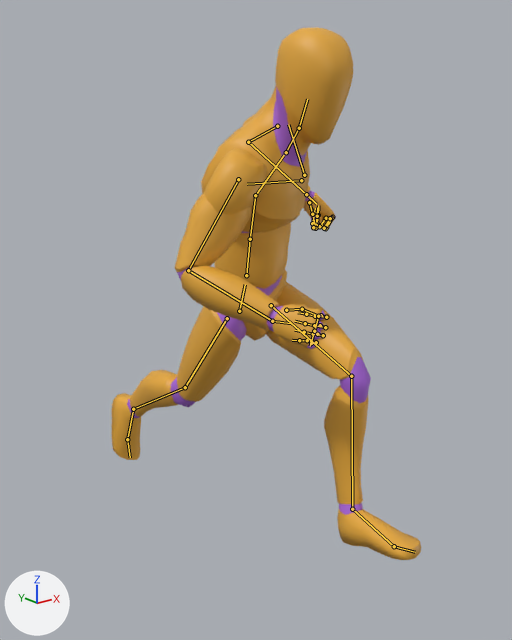
What one commit did to the glTF model assets/character/mannequin.glb.
The view is the same before and after, from a 50 mm camera at (-1.333, -1.709, 1.606) aimed at (0.037, 0.004, 0.921). Every picture has the same lights, and +X, +Y and +Z are marked at lower left. The picture after the commit comes second. Both versions are drawn at frame 19 of the action 'Jog_Fwd_Loop'; the numbers are the values there. The bones that change, and the others that lie on the model, are drawn over the model as lines.

Names of what the first picture shows: 'Mannequin'.
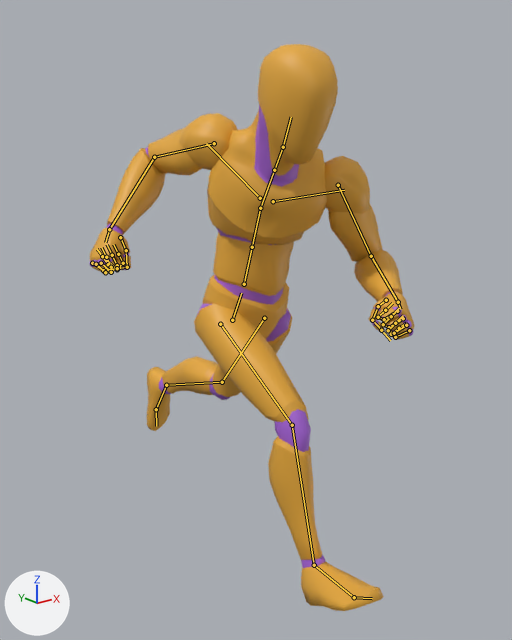
Pixel boxes [x1, y1, x2, y2] of what changed, in the pictures (512 x 640 px):
```json
{"object": "Mannequin", "change": "posed", "before": [112, 27, 421, 560], "after": [89, 44, 415, 611], "on screen": "6% taller"}
{"bone": "pelvis", "before": "(239, 311) to (245, 284)", "after": "(232, 320) to (241, 293)"}
{"bone": "spine_02", "before": "(250, 239) to (255, 195)", "after": "(252, 247) to (260, 208)"}
{"bone": "spine_03", "before": "(255, 195) to (284, 155)", "after": "(260, 208) to (273, 172)"}
{"bone": "clavicle_l", "before": "(304, 175) to (288, 124)", "after": "(273, 201) to (344, 190)"}
{"bone": "upperarm_l", "before": "(277, 126) to (248, 142)", "after": "(338, 185) to (371, 256)"}
{"bone": "lowerarm_l", "before": "(248, 142) to (306, 194)", "after": "(371, 256) to (398, 302)"}
{"bone": "clavicle_r", "before": "(301, 180) to (247, 184)", "after": "(260, 198) to (206, 143)"}
{"bone": "upperarm_r", "before": "(238, 179) to (188, 270)", "after": "(214, 143) to (154, 157)"}
{"bone": "lowerarm_r", "before": "(188, 270) to (272, 321)", "after": "(154, 157) to (109, 229)"}
{"bone": "neck_01", "before": "(286, 152) to (299, 128)", "after": "(274, 170) to (283, 147)"}
{"bone": "Head", "before": "(299, 128) to (307, 99)", "after": "(283, 147) to (291, 117)"}
{"bone": "thigh_l", "before": "(271, 305) to (351, 376)", "after": "(264, 318) to (222, 382)"}
{"bone": "calf_l", "before": "(351, 376) to (352, 509)", "after": "(222, 382) to (166, 385)"}
{"bone": "foot_l", "before": "(352, 509) to (394, 546)", "after": "(166, 385) to (156, 409)"}
{"bone": "thigh_r", "before": "(227, 318) to (185, 387)", "after": "(220, 324) to (292, 425)"}
{"bone": "calf_r", "before": "(185, 387) to (133, 409)", "after": "(292, 425) to (314, 565)"}
{"bone": "foot_r", "before": "(133, 409) to (127, 439)", "after": "(314, 565) to (354, 597)"}
```

Edits to the scene script, one JSON object a line:
```json
{"block": "bone_pelvis", "where": "bone_pelvis = bpy.data.objects['Mannequin.001'].pose.bones['pelvis']  # child of 'root'"}
{"op": "set", "path": "bone_pelvis.location", "old": "(0.012, 0.023, -0.013)", "new": "(-0.017, -0.001, -0.006)"}
{"op": "set", "path": "bone_pelvis.rotation_quaternion", "old": "(0.998, 0.05, 0.006, 0.031)", "new": "(0.998, 0.05, -0.009, -0.042)", "note": "degrees (6, 1, 4) -> degrees (6, -1, -5)"}
{"block": "bone_spine_02", "where": "bone_spine_02 = bpy.data.objects['Mannequin.001'].pose.bones['spine_02']  # child of 'spine_01'"}
{"op": "set", "path": "bone_spine_02.rotation_quaternion", "old": "(0.993, 0.085, 0.079, -0.01)", "new": "(0.975, 0.189, -0.088, 0.079)", "note": "degrees (10, 9, 0) -> degrees (21, -12, 7)"}
{"block": "bone_spine_03", "where": "bone_spine_03 = bpy.data.objects['Mannequin.001'].pose.bones['spine_03']  # child of 'spine_02'"}
{"op": "set", "path": "bone_spine_03.rotation_quaternion", "old": "(0.939, 0.246, 0.237, 0.032)", "new": "(0.946, 0.176, -0.272, 0.003)", "note": "degrees (32, 25, 11) -> degrees (23, -31, -6)"}
{"block": "bone_clavicle_l", "where": "bone_clavicle_l = bpy.data.objects['Mannequin.001'].pose.bones['clavicle_l']  # child of 'spine_03'"}
{"op": "set", "path": "bone_clavicle_l.rotation_quaternion", "old": "(1.0, 0.0, 0.0, 0.027)", "new": "(1.0, 0.0, 0.0, 0.0)", "note": "degrees (0, 0, 3) -> degrees (0, 0, 0)"}
{"block": "bone_upperarm_l", "where": "bone_upperarm_l = bpy.data.objects['Mannequin.001'].pose.bones['upperarm_l']  # child of 'clavicle_l'"}
{"op": "set", "path": "bone_upperarm_l.rotation_quaternion", "old": "(0.91, -0.071, 0.0, -0.409)", "new": "(0.909, 0.132, 0.0, -0.396)", "note": "degrees (-7, -3, -48) -> degrees (14, 6, -46)"}
{"block": "bone_lowerarm_l", "where": "bone_lowerarm_l = bpy.data.objects['Mannequin.001'].pose.bones['lowerarm_l']  # child of 'upperarm_l'"}
{"op": "set", "path": "bone_lowerarm_l.rotation_quaternion", "old": "(0.717, 0.693, 0.077, -0.014)", "new": "(0.678, 0.667, -0.174, 0.254)", "note": "degrees (88, 7, 5) -> degrees (87, -35, 8)"}
{"block": "bone_clavicle_r", "where": "bone_clavicle_r = bpy.data.objects['Mannequin.001'].pose.bones['clavicle_r']  # child of 'spine_03'"}
{"op": "set", "path": "bone_clavicle_r.rotation_quaternion", "old": "(1.0, 0.0, 0.0, -0.014)", "new": "(0.999, 0.0, 0.0, -0.044)", "note": "degrees (0, 0, -2) -> degrees (0, 0, -5)"}
{"block": "bone_upperarm_r", "where": "bone_upperarm_r = bpy.data.objects['Mannequin.001'].pose.bones['upperarm_r']  # child of 'clavicle_r'"}
{"op": "set", "path": "bone_upperarm_r.rotation_quaternion", "old": "(0.897, 0.087, 0.0, 0.432)", "new": "(0.907, -0.083, 0.0, 0.412)", "note": "degrees (9, -4, 51) -> degrees (-9, 4, 49)"}
{"block": "bone_lowerarm_r", "where": "bone_lowerarm_r = bpy.data.objects['Mannequin.001'].pose.bones['lowerarm_r']  # child of 'upperarm_r'"}
{"op": "set", "path": "bone_lowerarm_r.rotation_quaternion", "old": "(0.695, 0.676, 0.2, -0.141)", "new": "(0.765, 0.64, -0.015, 0.075)", "note": "degrees (90, 28, 5) -> degrees (79, -7, 6)"}
{"block": "bone_neck_01", "where": "bone_neck_01 = bpy.data.objects['Mannequin.001'].pose.bones['neck_01']  # child of 'spine_03'"}
{"op": "set", "path": "bone_neck_01.rotation_quaternion", "old": "(0.973, -0.164, -0.163, 0.01)", "new": "(0.966, -0.185, 0.176, -0.042)", "note": "degrees (-20, -18, 4) -> degrees (-23, 19, -9)"}
{"block": "bone_head", "where": "bone_head = bpy.data.objects['Mannequin.001'].pose.bones['Head']  # child of 'neck_01'"}
{"op": "set", "path": "bone_head.rotation_quaternion", "old": "(0.986, -0.035, -0.163, 0.005)", "new": "(0.982, -0.057, 0.177, -0.037)", "note": "degrees (-4, -19, 1) -> degrees (-8, 20, -6)"}
{"block": "bone_thigh_l", "where": "bone_thigh_l = bpy.data.objects['Mannequin.001'].pose.bones['thigh_l']  # child of 'pelvis'"}
{"op": "set", "path": "bone_thigh_l.rotation_quaternion", "old": "(0.778, -0.628, 0.0, 0.023)", "new": "(0.956, 0.287, -0.017, -0.055)", "note": "degrees (-78, 2, 2) -> degrees (33, 0, -7)"}
{"block": "bone_calf_l", "where": "bone_calf_l = bpy.data.objects['Mannequin.001'].pose.bones['calf_l']  # child of 'thigh_l'"}
{"op": "set", "path": "bone_calf_l.rotation_quaternion", "old": "(0.85, 0.526, -0.011, 0.008)", "new": "(0.973, 0.229, 0.0, 0.0)", "note": "degrees (63, -2, 0) -> degrees (27, 0, 0)"}
{"block": "bone_foot_l", "where": "bone_foot_l = bpy.data.objects['Mannequin.001'].pose.bones['foot_l']  # child of 'calf_l'"}
{"op": "set", "path": "bone_foot_l.rotation_quaternion", "old": "(0.997, -0.077, 0.004, -0.009)", "new": "(0.973, 0.229, 0.003, 0.014)", "note": "degrees (-9, 0, -1) -> degrees (27, 0, 2)"}
{"block": "bone_thigh_r", "where": "bone_thigh_r = bpy.data.objects['Mannequin.001'].pose.bones['thigh_r']  # child of 'pelvis'"}
{"op": "set", "path": "bone_thigh_r.rotation_quaternion", "old": "(-0.96, -0.279, 0.0, -0.032)", "new": "(-0.853, 0.519, -0.025, 0.047)", "note": "degrees (32, -1, 4) -> degrees (-63, 0, -6)"}
{"block": "bone_calf_r", "where": "bone_calf_r = bpy.data.objects['Mannequin.001'].pose.bones['calf_r']  # child of 'thigh_r'"}
{"op": "set", "path": "bone_calf_r.rotation_quaternion", "old": "(0.988, 0.152, -0.004, 0.001)", "new": "(0.942, 0.337, 0.0, 0.0)", "note": "degrees (17, 0, 0) -> degrees (39, 0, 0)"}
{"block": "bone_foot_r", "where": "bone_foot_r = bpy.data.objects['Mannequin.001'].pose.bones['foot_r']  # child of 'calf_r'"}
{"op": "set", "path": "bone_foot_r.rotation_quaternion", "old": "(0.973, 0.229, 0.013, 0.001)", "new": "(0.992, -0.118, -0.007, 0.038)", "note": "degrees (27, 1, 0) -> degrees (-14, 0, 4)"}
```
